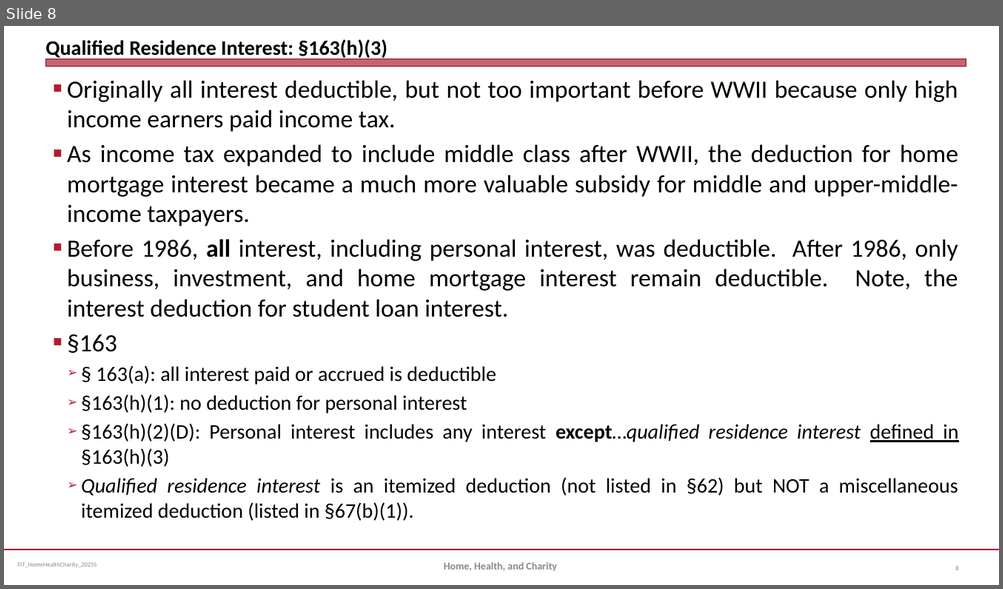
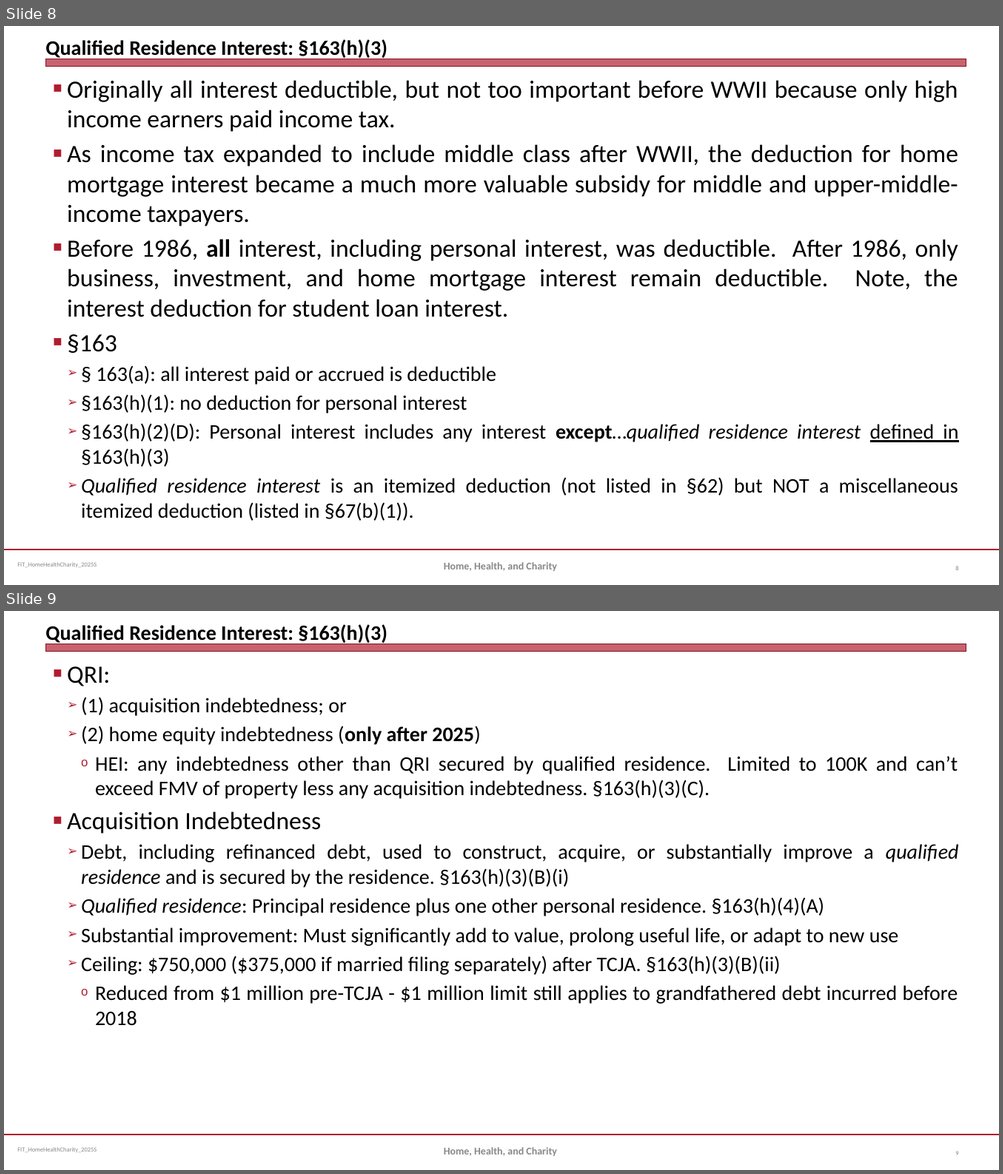
Before and after one commit to jmc877/Fed-Income-Tax, a slide deck: slides/FIT_HomeHealthCharity_2025S.pptx. Shown one above the other, each under a label of ours: slide 8 before the commit, slides 8 and 9 after it. The pictures are 1003x589 and 1003x1174 pixels, drawn with LibreOffice and Linux fonts; fonts in the diff are those of the drawing. Boxes give left, top, right and bottom in pixels: in the first picture for what was removed or moved away, otherwise in the second. Text is boxed around its words. In the diff, an @@ line names an element or a change of style, - is before the commit and + after.

```diff
--- a/slides/FIT_HomeHealthCharity_2025S.pptx
+++ b/slides/FIT_HomeHealthCharity_2025S.pptx
@@ slide 9 added at (4, 611, 999, 1170), background #FFFFFF; not listed: 3 template elements that a slide beside it also shows @@
@@ title added at (45, 624, 387, 645), 20 pt, text #000000, bold @@
+Qualified Residence Interest: §163(h)(3)
@@ text added at (67, 667, 959, 1026), 20 pt, text #000000 @@
+■ QRI:
+  ➢ (1) acquisition indebtedness; or
+  ➢ (2) home equity indebtedness (only after 2025)
+    o HEI: any indebtedness other than QRI secured by qualified residence. Limited to 100K and can’t exceed FMV of property less any acquisition indebtedness. §163(h)(3)(C).
+■ Acquisition Indebtedness
+  ➢ Debt, including refinanced debt, used to construct, acquire, or substantially improve a qualified residence and is secured by the residence. §163(h)(3)(B)(i)
+  ➢ Qualified residence: Principal residence plus one other personal residence. §163(h)(4)(A)
+  ➢ Substantial improvement: Must significantly add to value, prolong useful life, or adapt to new use
+  ➢ Ceiling: $750,000 ($375,000 if married filing separately) after TCJA. §163(h)(3)(B)(ii)
+    o Reduced from $1 million pre-TCJA - $1 million limit still applies to grandfathered debt incurred before 2018
@@ text added at (444, 1147, 557, 1156), 10 pt, text #898989, bold @@
+Home, Health, and Charity
@@ page number added at (955, 1151, 958, 1156), 6 pt, text #808080 @@
+9
```
Also in this commit, not shown: 3 other files.
